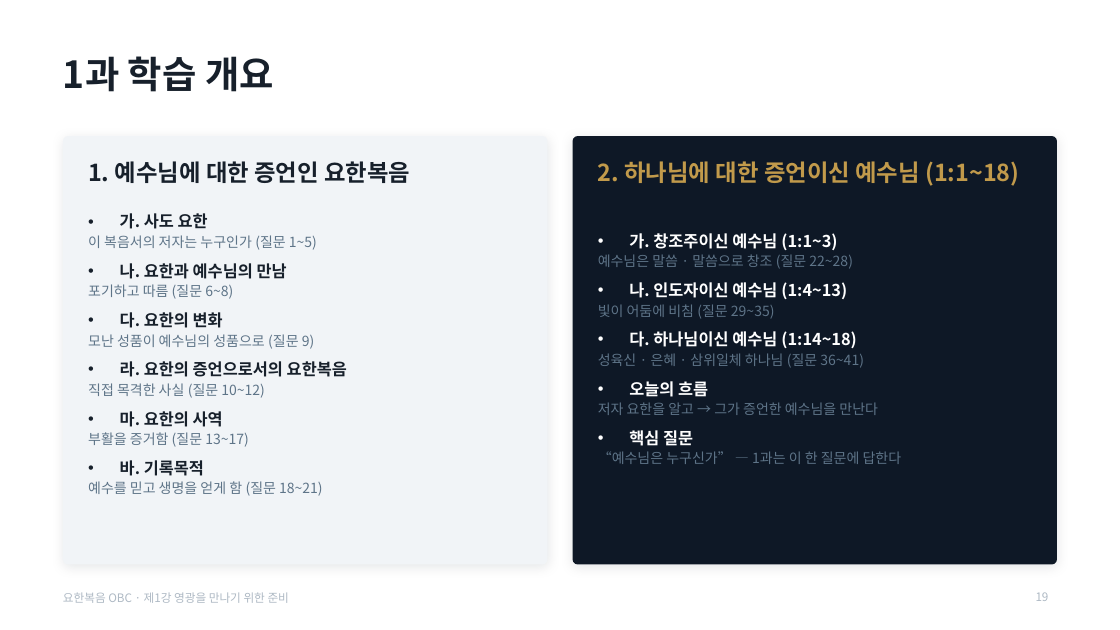
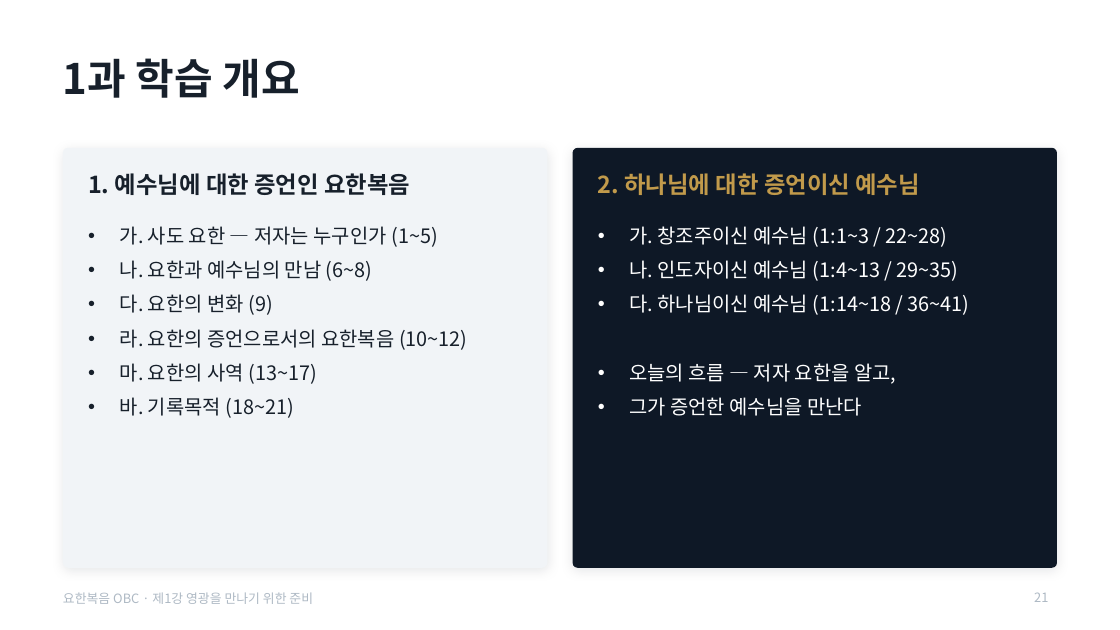
Before and after one commit to mio-modu/bible_GospelofJohn, a slide deck: slide 21 of dist/요한복음_1강_영광을_만나기_위한_준비.pptx (slide 19 before the commit). Drawn at 1120x630 pixels with LibreOffice and Linux fonts; fonts in the diff are those of the drawing. Boxes give left, top, right and bottom in pixels: in the first picture for what was removed or moved away, otherwise in the second. Text is boxed around its words. In the diff, an @@ line names an element or a change of style, - is before the commit and + after.

```diff
--- a/dist/요한복음_1강_영광을_만나기_위한_준비.pptx
+++ b/dist/요한복음_1강_영광을_만나기_위한_준비.pptx
@@ title "1과 학습 개요" at [63,58,300,98]: size 32 to 36 pt @@
@@ rounded rectangle: place and size @@
-rounded rectangle at [63,136,548,565]
+rounded rectangle at [63,148,548,568]
@@ rounded rectangle: place and size @@
-rounded rectangle at [573,136,1058,565]
+rounded rectangle at [573,148,1058,568]
@@ text "1. 예수님에 대한 증언인 요한복음": place and size @@
-text "1. 예수님에 대한 증언인 요한복음" at [88,161,410,183]
+text "1. 예수님에 대한 증언인 요한복음" at [88,173,410,195]
@@ text at [598,173,919,195]: text changed @@
-2. 하나님에 대한 증언이신 예수님 (1:1~18)
+2. 하나님에 대한 증언이신 예수님
@@ text at [120,226,468,418]: text changed; size 12 to 17 pt; text colour #5E7488 to #17202B @@
-• 가. 사도 요한
-  이 복음서의 저자는 누구인가 (질문 1~5)
-• 나. 요한과 예수님의 만남
-  포기하고 따름 (질문 6~8)
-• 다. 요한의 변화
-  모난 성품이 예수님의 성품으로 (질문 9)
-• 라. 요한의 증언으로서의 요한복음
-  직접 목격한 사실 (질문 10~12)
-• 마. 요한의 사역
-  부활을 증거함 (질문 13~17)
-• 바. 기록목적
-  예수를 믿고 생명을 얻게 함 (질문 18~21)
+• 가. 사도 요한 — 저자는 누구인가 (1~5)
+• 나. 요한과 예수님의 만남 (6~8)
+• 다. 요한의 변화 (9)
+• 라. 요한의 증언으로서의 요한복음 (10~12)
+• 마. 요한의 사역 (13~17)
+• 바. 기록목적 (18~21)
@@ text at [629,226,970,416]: text changed; size 12 to 17 pt; text colour #5E7488 to #FFFFFF @@
-• 가. 창조주이신 예수님 (1:1~3)
-  예수님은 말씀 · 말씀으로 창조 (질문 22~28)
-• 나. 인도자이신 예수님 (1:4~13)
-  빛이 어둠에 비침 (질문 29~35)
-• 다. 하나님이신 예수님 (1:14~18)
-  성육신 · 은혜 · 삼위일체 하나님 (질문 36~41)
-• 오늘의 흐름
-  저자 요한을 알고 → 그가 증언한 예수님을 만난다
-• 핵심 질문
-  “예수님은 누구신가” — 1과는 이 한 질문에 답한다
+• 가. 창조주이신 예수님 (1:1~3 / 22~28)
+• 나. 인도자이신 예수님 (1:4~13 / 29~35)
+• 다. 하나님이신 예수님 (1:14~18 / 36~41)
+• 오늘의 흐름 — 저자 요한을 알고,
+• 그가 증언한 예수님을 만난다
@@ text "요한복음 OBC · 제1강 영광을 ..." at [63,592,313,604]: size 10 to 11 pt @@
@@ page number at [1034,592,1048,602]: text changed; size 10 to 11 pt @@
-19
+21
```
Also in this commit, not shown: 43 other slides changed, 4 slides added, 8 other files.
